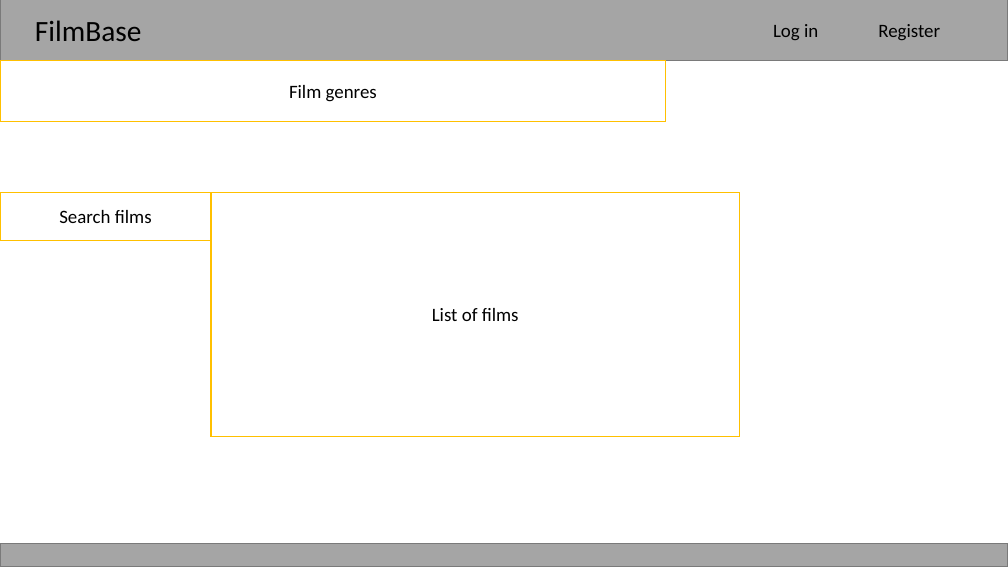
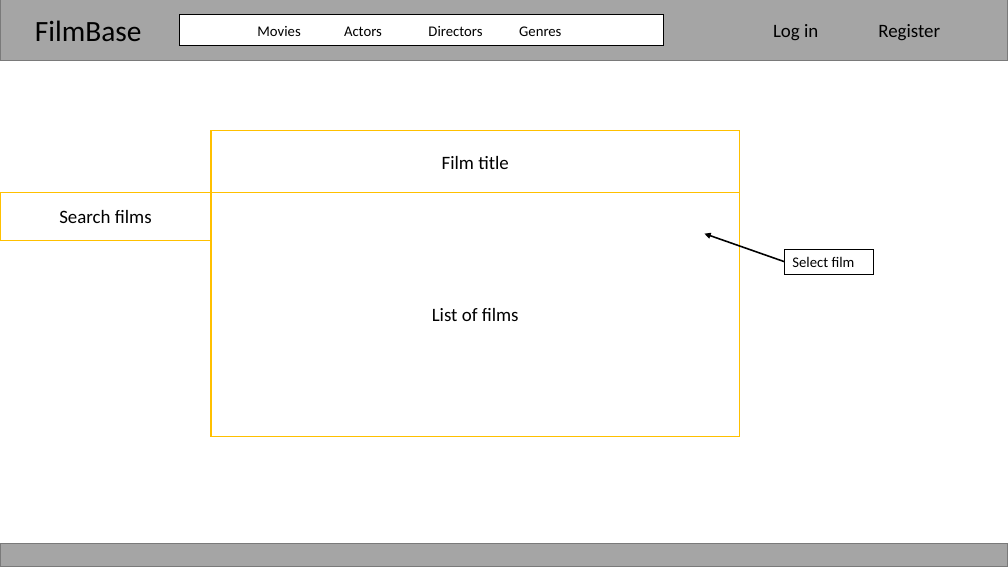
Before and after one commit to DMU-CTEC2902/AP-Repo, a slide deck: slide 2 of MovieReviewWebsite/MovieReviewWebsite/Documentation/Sketches/ScreenDesigns.pptx. Drawn at 1008x567 pixels with LibreOffice and Linux fonts; fonts in the diff are those of the drawing. Boxes give left, top, right and bottom in pixels: in the first picture for what was removed or moved away, otherwise in the second. Text is boxed around its words. In the diff, an @@ line names an element or a change of style, - is before the commit and + after.

```diff
--- a/MovieReviewWebsite/MovieReviewWebsite/Documentation/Sketches/ScreenDesigns.pptx
+++ b/MovieReviewWebsite/MovieReviewWebsite/Documentation/Sketches/ScreenDesigns.pptx
@@ rectangle added at box(180, 15, 664, 45), fill #FFFFFF, outline #000000 1 pt, 14 pt, text #000000 @@
+Movies Actors Directors Genres
@@ rectangle "Film title": place and size @@
-rectangle "Film title" at box(0, 60, 666, 122)
+rectangle "Film title" at box(211, 131, 740, 192)
@@ text in rectangle at box(442, 156, 509, 169): text changed @@
-Film genres
+Film title
@@ arrow added from (785, 262) to (705, 234), #000000 1.5 pt @@
@@ rectangle added at box(785, 250, 873, 275), fill #FFFFFF, outline #000000 1 pt, 14 pt, text #000000 @@
+Select film
```
Also in this commit, not shown: 5 other slides changed, 3 slides added.
